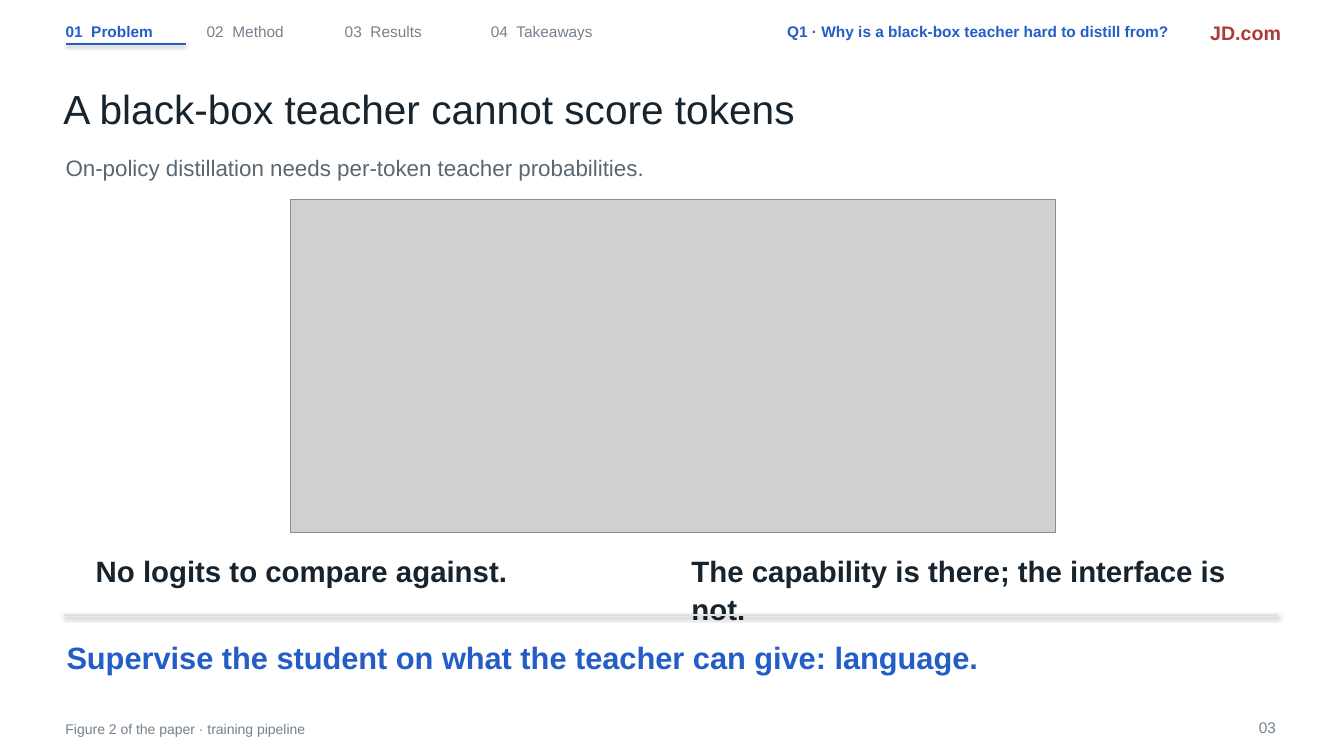
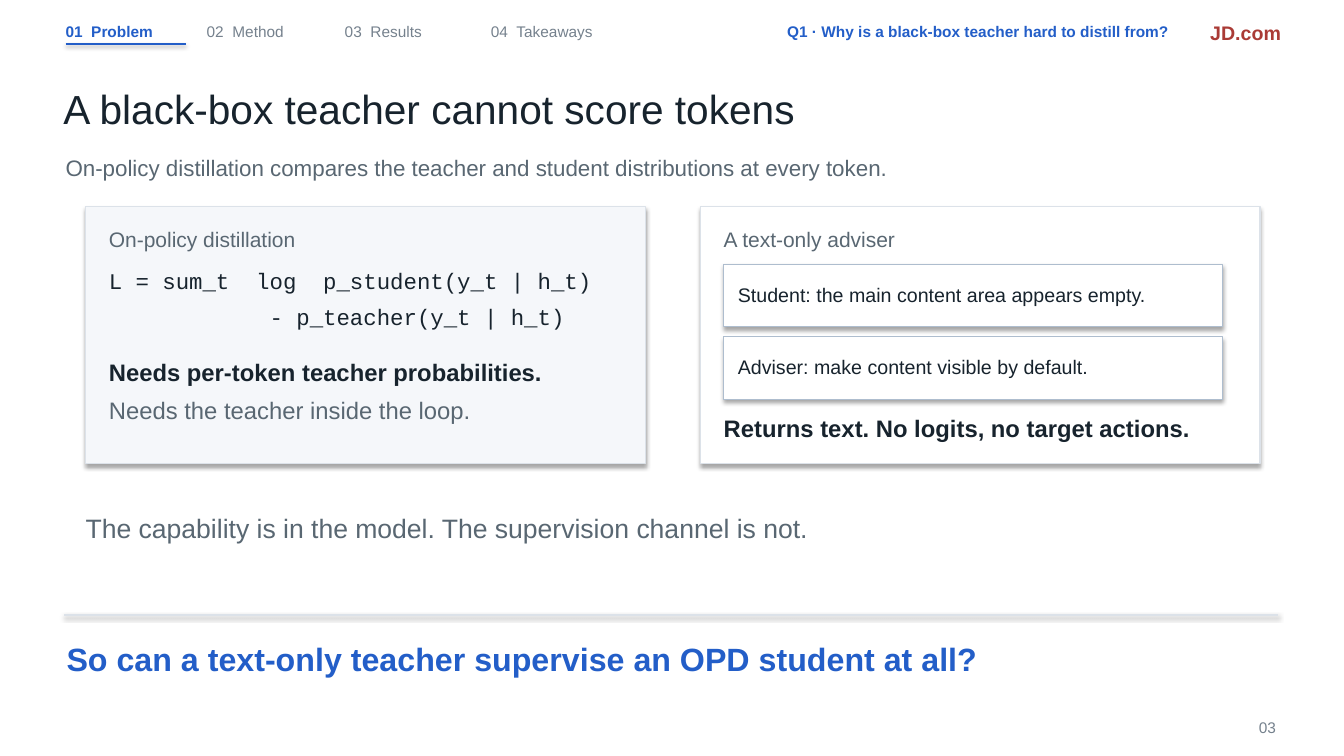
Before and after one commit to liruiluo/communicative-opsd, a slide deck: slide 3 of assets/slides/copd-slides.pptx. Drawn at 1344x756 pixels with LibreOffice and Linux fonts; fonts in the diff are those of the drawing; grey boxes stand for pictures. Boxes give left, top, right and bottom in pixels: in the first picture for what was removed or moved away, otherwise in the second. Text is boxed around its words. In the diff, an @@ line names an element or a change of style, - is before the commit and + after.

```diff
--- a/assets/slides/copd-slides.pptx
+++ b/assets/slides/copd-slides.pptx
@@ text at <box>66,160,887,181</box>: text changed @@
-On-policy distillation needs per-token teacher probabilities.
+On-policy distillation compares the teacher and student distributions at every token.
@@ rectangle added at <box>86,207,645,464</box>, fill #F5F7FA, outline #DCE2E9 0.8 pt @@
@@ picture removed at <box>290,200,1056,532</box> @@
@@ rectangle added at <box>701,207,1260,464</box>, fill #FFFFFF, outline #DCE2E9 0.8 pt @@
@@ text added at <box>109,232,295,251</box>, 15 pt, text #596772 @@
+On-policy distillation
@@ text added at <box>724,232,895,251</box>, 15 pt, text #596772 @@
+A text-only adviser
@@ rectangle added at <box>724,264,1223,327</box>, fill #FFFFFF, outline #AEBDCE 0.8 pt @@
@@ text added at <box>109,272,592,294</box>, 16 pt, text #17232D @@
+L = sum_t log p_student(y_t | h_t)
@@ text added at <box>738,287,1145,306</box>, 14 pt, text #17232D @@
+Student: the main content area appears empty.
@@ text added at <box>296,309,565,330</box>, 16 pt, text #17232D @@
+- p_teacher(y_t | h_t)
@@ rectangle added at <box>724,337,1223,399</box>, fill #FFFFFF, outline #AEBDCE 0.8 pt @@
@@ text added at <box>738,359,1088,378</box>, 14 pt, text #17232D @@
+Adviser: make content visible by default.
@@ text added at <box>109,363,541,386</box>, 17 pt, text #17232D, bold @@
+Needs per-token teacher probabilities.
@@ text at <box>109,402,471,424</box>: text changed; size 22 to 17 pt; text colour #235EC8 to #596772; bold off @@
-Supervise the student on what the teacher can give: language.
+Needs the teacher inside the loop.
@@ text added at <box>724,419,1189,442</box>, 17 pt, text #17232D, bold @@
+Returns text. No logits, no target actions.
@@ text at <box>86,518,807,544</box>: text changed; size 21 to 19 pt; text colour #17232D to #596772; bold off @@
-The capability is there; the interface is not.
+The capability is in the model. The supervision channel is not.
@@ text removed at <box>96,560,507,588</box> @@
-No logits to compare against.
@@ text added at <box>67,647,976,677</box>, 23 pt, text #235EC8, bold @@
+So can a text-only teacher supervise an OPD student at all?
@@ text removed at <box>65,724,305,737</box> @@
-Figure 2 of the paper · training pipeline
```
Also in this commit, not shown: 2 other slides changed, 2 other files.
